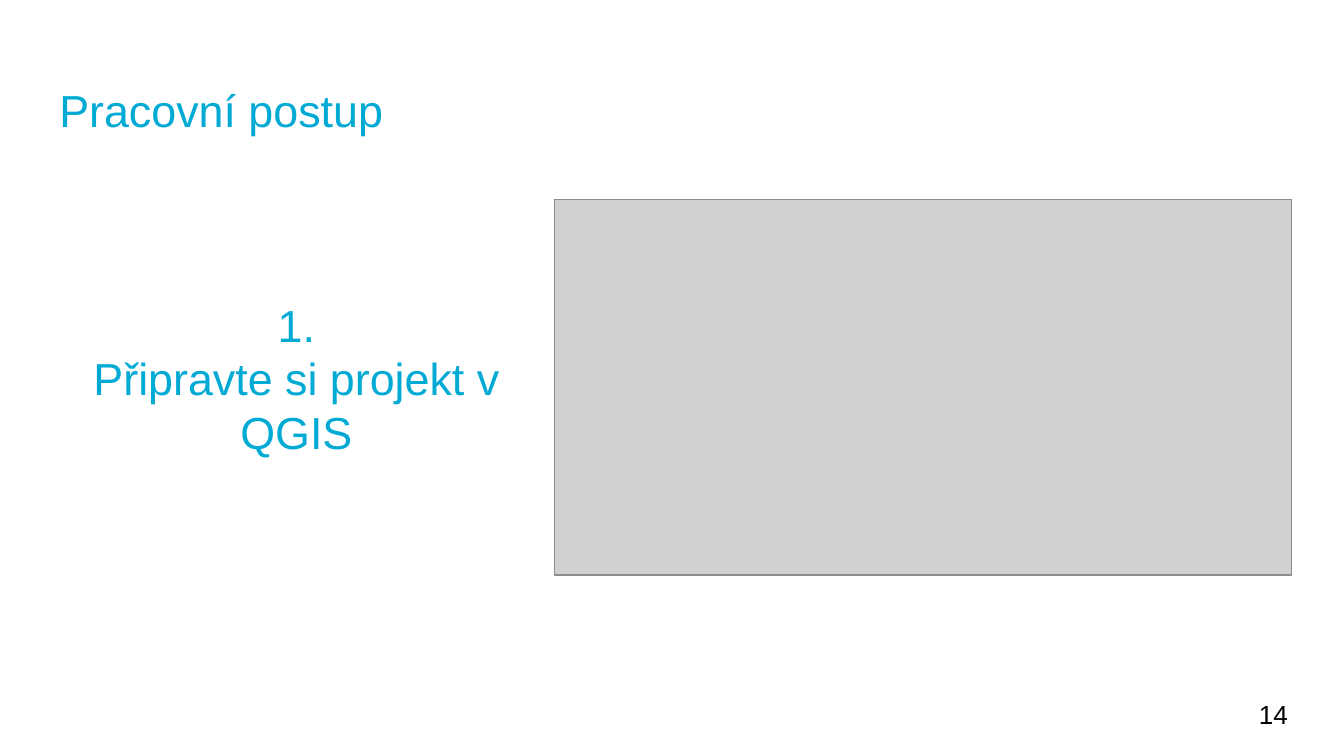
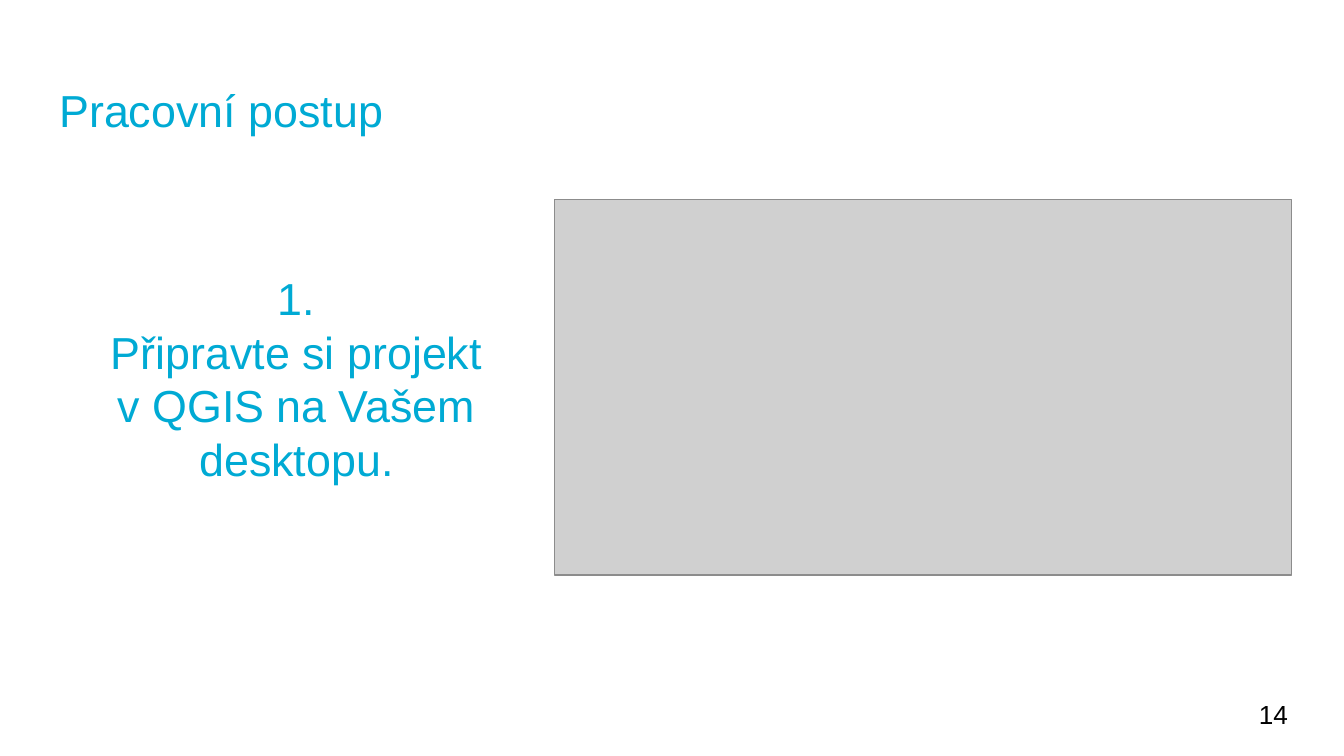
Before and after one commit to gisquick/gisquick-doc, a slide deck: slide 14 of presentations/lets-share-gis-much-quicker-cs.odp. Drawn at 1344x756 pixels with LibreOffice and Linux fonts; fonts in the diff are those of the drawing; grey boxes stand for pictures. Boxes give left, top, right and bottom in pixels: in the first picture for what was removed or moved away, otherwise in the second. Text is boxed around its words. In the diff, an @@ line names an element or a change of style, - is before the commit and + after.

```diff
--- a/presentations/lets-share-gis-much-quicker-cs.odp
+++ b/presentations/lets-share-gis-much-quicker-cs.odp
@@ title at [111, 284, 481, 485]: text changed @@
-1.
-Připravte si projekt v QGIS
+1.
+Připravte si projekt
+v QGIS na Vašem
+desktopu.
```
Also in this commit, not shown: 13 other slides changed, 1 slide added.
